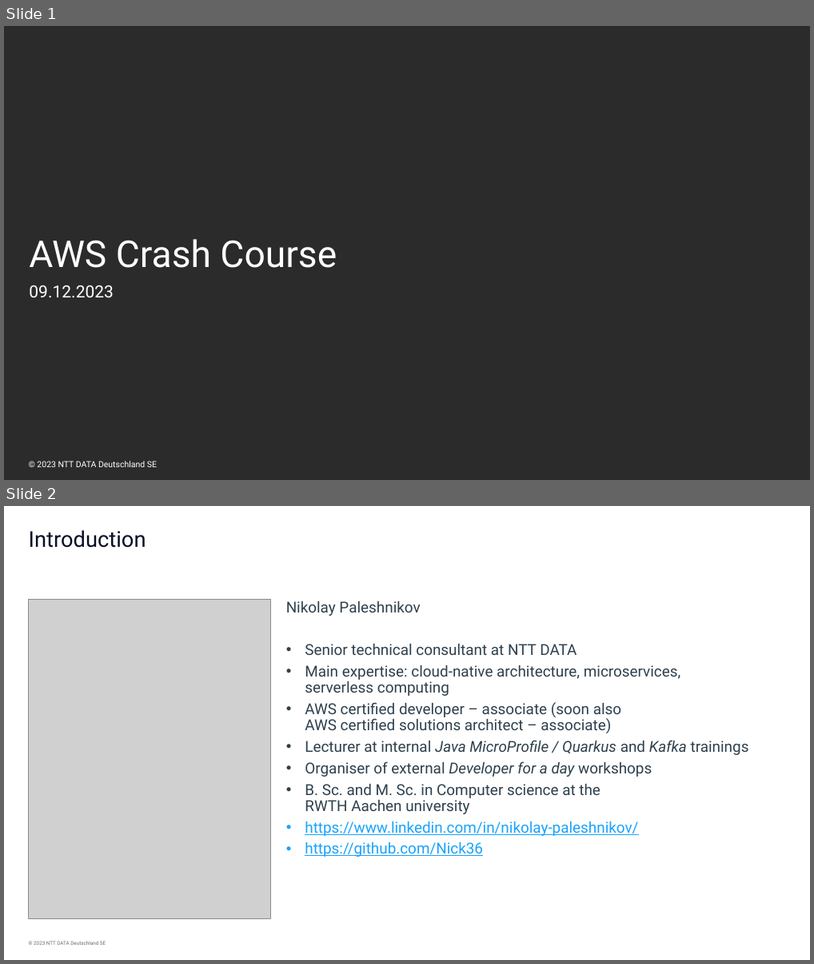
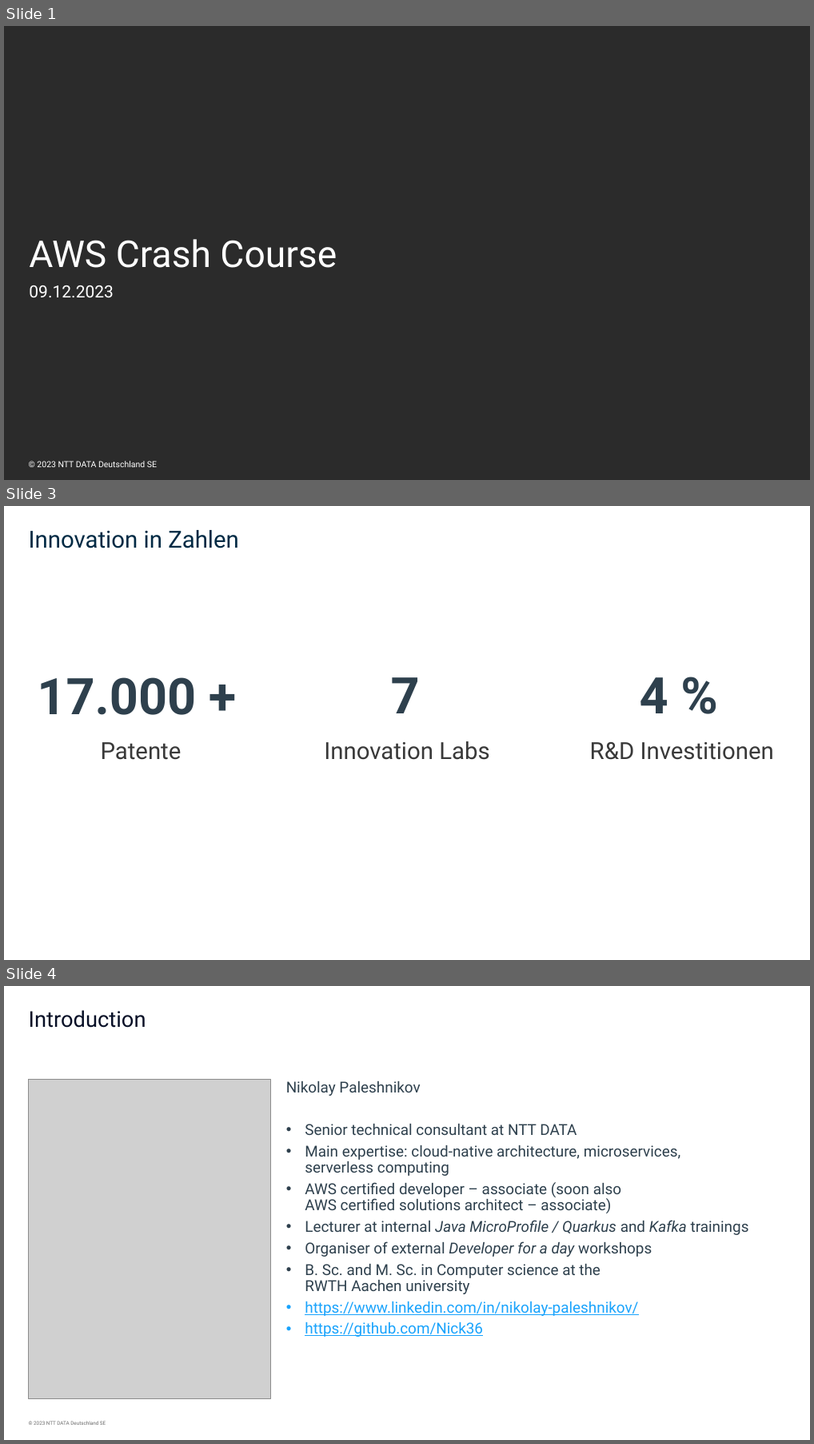
Before and after one commit to Nick36/aws-crash-course, a slide deck: AWS Crash Course.pptx. Shown one above the other, each under a label of ours: slides 1 and 2 before the commit, slides 1, 3 and 4 after it; the slides between them are not shown. The pictures are 814x964 and 814x1444 pixels, drawn with LibreOffice and Linux fonts; fonts in the diff are those of the drawing; grey boxes stand for pictures; background and template pictures are left out; a plain dark background stands for a picture behind light text. Boxes give left, top, right and bottom in pixels: in the first picture for what was removed or moved away, otherwise in the second. Text is boxed around its words. In the diff, an @@ line names an element or a change of style, - is before the commit and + after.

```diff
--- a/AWS Crash Course.pptx
+++ b/AWS Crash Course.pptx
@@ slide 3 added at (4,506,810,960), background #FFFFFF @@
@@ title added at (29,530,239,548), 28 pt, text #012A44 @@
+Innovation in Zahlen
@@ text added at (37,677,196,715), 60 pt, text #2E404D, bold @@
+17.000 +
@@ text added at (391,677,420,713), 60 pt, text #2E404D, bold @@
+7
@@ text added at (640,677,669,713), 60 pt, text #2E404D, bold @@
+4 %
@@ text added at (101,742,182,760), 28 pt, text #393939 @@
+Patente
@@ text added at (324,741,490,760), 28 pt, text #393939 @@
+Innovation Labs
@@ text added at (590,742,774,760), 28 pt, text #393939 @@
+R&D Investitionen
@@ what was slide 2 is now slide 4 @@
```
Also in this commit, not shown: 1 slide changed, 1 other slide added, 1 other file.
